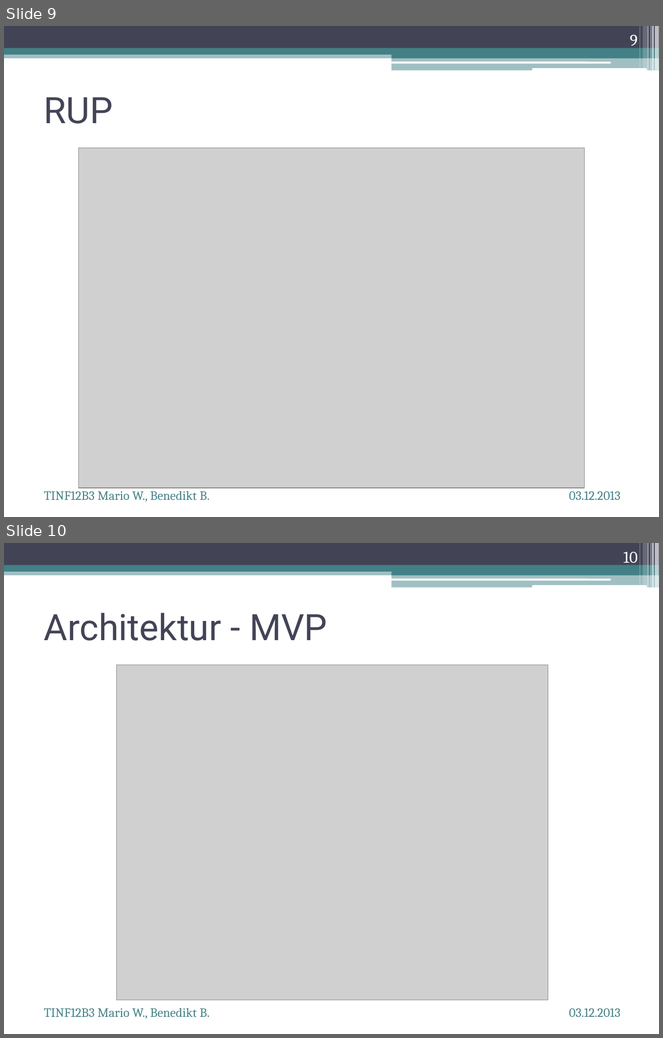
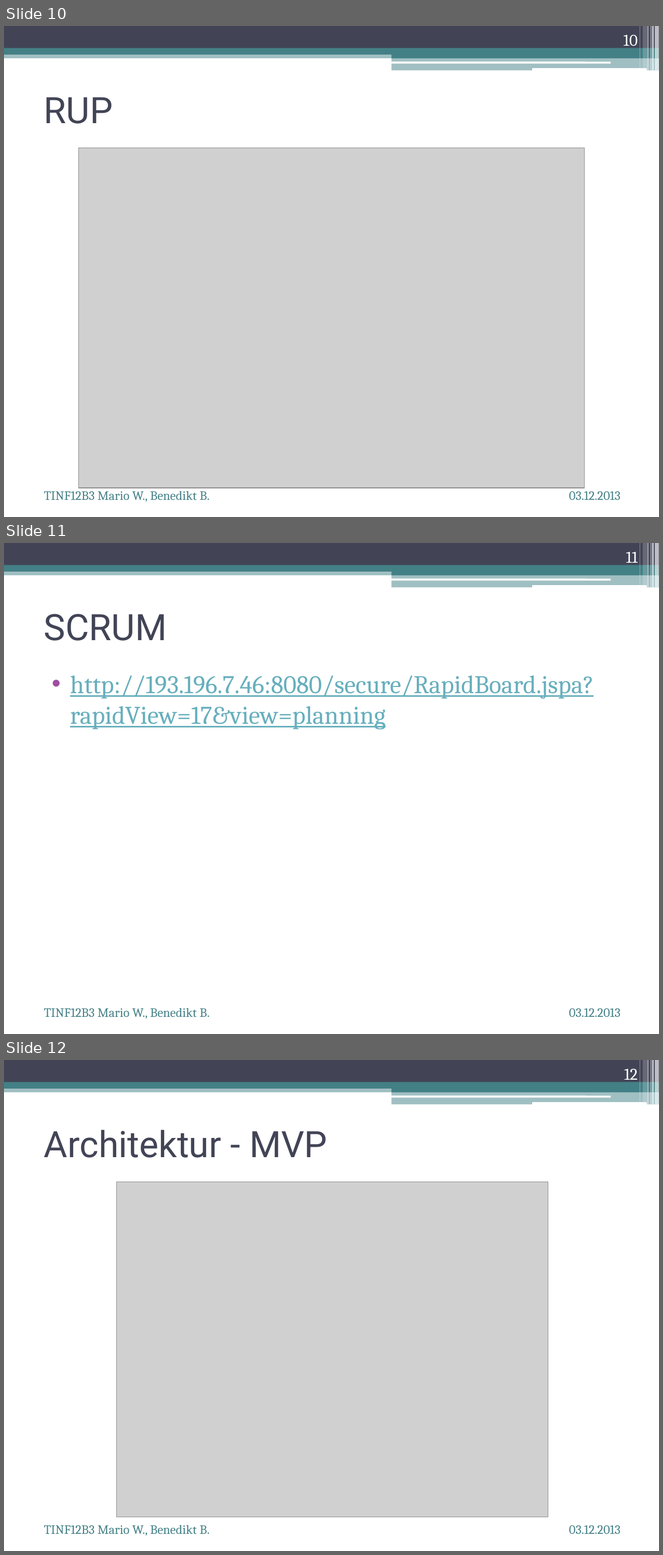
Before and after one commit to ostolz/BPM_doku, a slide deck: Semester1_abschluss/Microsoft Office PowerPoint-Präsentation (neu).pptx. Shown one above the other, each under a label of ours: slides 9 and 10 before the commit, slides 10, 11 and 12 after it. The pictures are 663x1038 and 663x1555 pixels, drawn with LibreOffice and Linux fonts; fonts in the diff are those of the drawing; grey boxes stand for pictures. Boxes give left, top, right and bottom in pixels: in the first picture for what was removed or moved away, otherwise in the second. Text is boxed around its words. In the diff, an @@ line names an element or a change of style, - is before the commit and + after.

```diff
--- a/Semester1_abschluss/Microsoft Office PowerPoint-Präsentation (neu).pptx
+++ b/Semester1_abschluss/Microsoft Office PowerPoint-Präsentation (neu).pptx
@@ slide 11 added at box(4, 543, 659, 1034), background #FFFFFF; not listed: 13 template elements that a slide beside it also shows @@
@@ page number added at box(626, 552, 638, 566), 18 pt, text #FFFFFF @@
+11
@@ title added at box(44, 614, 167, 641), 40 pt, text #424456 @@
+SCRUM
@@ text added at box(70, 676, 594, 730), 28 pt, text #67AFBD, underline @@
+• http://193.196.7.46:8080/secure/RapidBoard.jspa?rapidView=17&view=planning
@@ text added at box(44, 1008, 209, 1019), 14 pt, text #438086 @@
+TINF12B3 Mario W., Benedikt B.
@@ text added at box(569, 1008, 621, 1017), 14 pt, text #438086 @@
+03.12.2013
@@ what was slide 9 is now slide 10 @@
@@ page number at box(623, 35, 638, 49): text changed @@
-9
+10
@@ what was slide 10 is now slide 12 @@
@@ page number at box(624, 1069, 638, 1083): text changed @@
-10
+12
```
Also in this commit, not shown: 1 other slide added, 1 other file.
